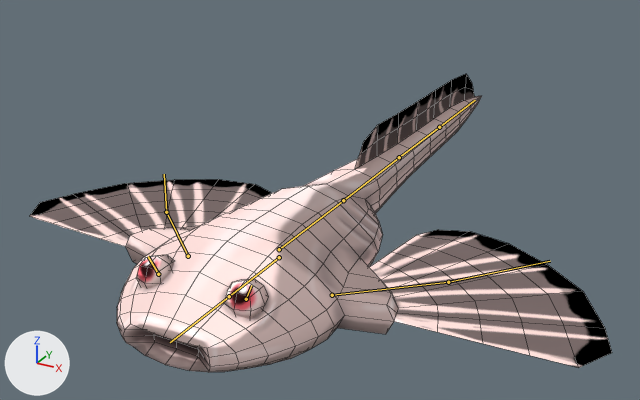
The Blender file Sources/Fish.blend: old version first, new version second.
One viewpoint serves both versions: a 50 mm camera at (3.62, -5.86, 3.56) aimed at (-0.29, 1.27, 0.0). Every picture has the same lights, and +X, +Y and +Z are marked at lower left. The bones that bend it are drawn over the model as lines. Mesh edges are drawn as thin lines.

Names of what the first picture shows: 'Body'.
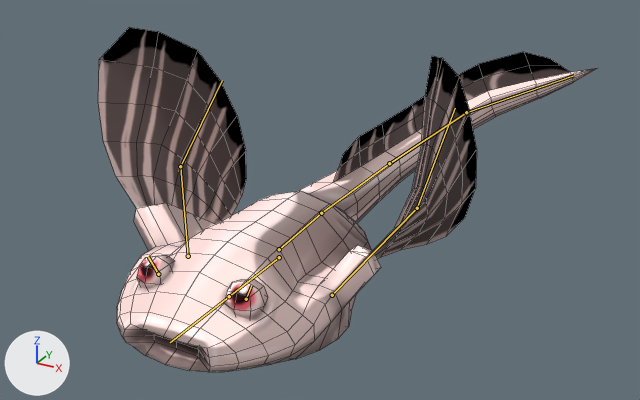
The newer file adds an action. The first version stands in its rest pose; the second is drawn at frame 21 of the action 'Swimming'.

Where the change shows, as pixel boxes (x1, y1, x2, y2) in the pictures (640 x 400 px):
'Body', posed (14% narrower, 16% taller): before (29, 74, 612, 372); after (98, 27, 598, 372)
bone 'TailIkTarget', root to tip: before (439, 127) to (475, 100); after (466, 112) to (574, 75)
bone 'UpperFin.L', root to tip: before (332, 295) to (448, 282); after (332, 295) to (417, 208)
bone 'LowerFin.L', root to tip: before (448, 282) to (550, 261); after (417, 208) to (455, 108)
bone 'UpperFin.R', root to tip: before (188, 256) to (166, 212); after (188, 256) to (180, 166)
bone 'LowerFin.R', root to tip: before (166, 212) to (164, 174); after (180, 166) to (222, 80)

What the commit changed:
Bone 'TailIkTarget' (bone_tailiktarget) moves from (0.0, 0.0, 0.0) to (0.4, -0.22, 0.31).
Bone 'TailIkTarget' (bone_tailiktarget) turns from (0, 0, 0) to (23, 5, -70) degrees about its own x, y and z.
Bone 'UpperFin.L' (bone_upperfin_l) turns from (0, 0, 0) to (46, -32, -14) degrees about its own x, y and z.
Bone 'LowerFin.L' (bone_lowerfin_l) turns from (0, 0, 0) to (25, -28, -6) degrees about its own x, y and z.
Bone 'UpperFin.R' (bone_upperfin_r) turns from (0, 0, 0) to (36, 27, 9) degrees about its own x, y and z.
Bone 'LowerFin.R' (bone_lowerfin_r) turns from (0, 0, 0) to (31, 32, 9) degrees about its own x, y and z.
